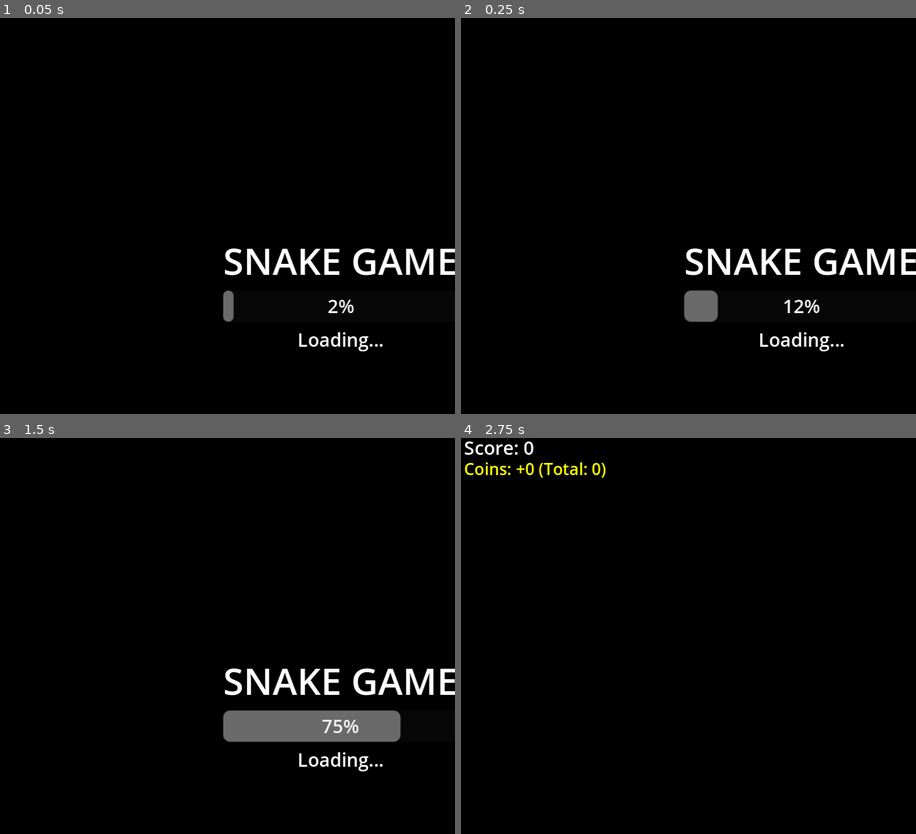
Above: before the commit, frames 1-4 (two rows, left to right).
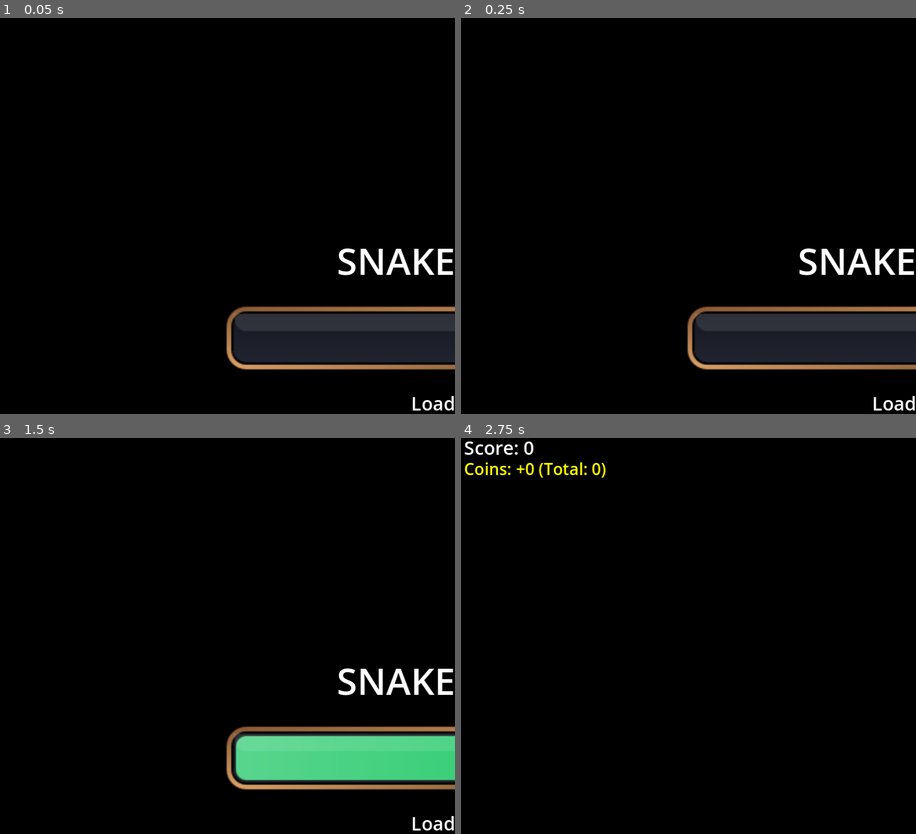
Above: after the commit, the same moments.

Repository: EiJackGH/snake-game
Game: Godot game, scene res://scenes/Main.tscn
Two runs of this game, one before a commit and one after it. Both use one fixed random seed, a clock stepped at 60 frames per second and the inputs below.
Inputs:
- Up to frame 1 (0.05 s): no input
- Up to frame 2 (0.25 s): no input
- Up to frame 3 (1.5 s): hold Right (move_right) 0.53-1.28 s; hold Down (move_down) from 1.28 s (still down)
- Up to frame 4 (2.75 s): release Down (move_down) at 2.03 s; hold Right (move_right) from 2.03 s (still down)

The runs differ from the first frame. In frame 1, 9.6% of the frame differs, in the area x 48-100%, y 58-100%; in frame 2, 9.9%; in frame 3, 11%; in frame 4, nothing differs.
Error before the commit: Invalid access to property or key 'Default' on a base object of type 'Dictionary'. (res://scripts/Main.gd:533)
Error after the commit: Invalid access to property or key 'Default' on a base object of type 'Dictionary'. (res://scripts/Main.gd:547)

Commit message:
Add loading bar phase SVG assets and integrate them into loading screen
- Created high-quality vector SVG files for 5 loading bar phases (0%, 25%, 50%, 75%, 100%) matching the game's premium aesthetic.
- Wrote files under both `loading_bar_phase_X.svg` and `loadingbarphaseX.svg` naming schemes to ensure full compatibility.
- Updated `scripts/Main.gd` to replace the default `ProgressBar` with a `TextureRect` and dynamically swap SVG textures during the loading tween.

Co-authored-by: aidasofialily-cmd <247843425+aidasofialily-cmd@users.noreply.github.com>

Diff:
--- /dev/null
+++ b/assets/loading_bar_phase_0.svg
@@ -0,0 +1,35 @@
+<svg xmlns="http://www.w3.org/2000/svg" viewBox="0 0 400 60" width="400" height="60">
+  <defs>
+    <!-- Track/Background Gradient -->
+    <linearGradient id="trackGrad" x1="0%" y1="0%" x2="0%" y2="100%">
+      <stop offset="0%" stop-color="#151821"/>
+      <stop offset="100%" stop-color="#212530"/>
+    </linearGradient>
+
+    <!-- Border Metallic Bronze Gradient -->
+    <linearGradient id="borderGrad" x1="0%" y1="0%" x2="100%" y2="100%">
+      <stop offset="0%" stop-color="#8a5a36"/>
+      <stop offset="50%" stop-color="#d9a066"/>
+      <stop offset="100%" stop-color="#5c3a21"/>
+    </linearGradient>
+
+    <!-- Inner Glow/Shadow Filter -->
+    <filter id="innerShadow" x="-10%" y="-10%" width="120%" height="120%">
+      <feOffset dx="0" dy="3"/>
+      <feGaussianBlur stdDeviation="3" result="offset-blur"/>
+      <feComposite operator="out" in="SourceGraphic" in2="offset-blur" result="inverse"/>
+      <feFlood flood-color="black" flood-opacity="0.6" result="color"/>
+      <feComposite operator="in" in="color" in2="inverse" result="shadow"/>
+      <feComposite operator="over" in="shadow" in2="SourceGraphic"/>
+    </filter>
+  </defs>
+
+  <!-- Outer Glowing Border -->
+  <rect x="5" y="5" width="390" height="50" rx="15" fill="none" stroke="url(#borderGrad)" stroke-width="4"/>
+
+  <!-- Track (Empty Space inside the bar) -->
+  <rect x="9" y="9" width="382" height="42" rx="11" fill="url(#trackGrad)" filter="url(#innerShadow)"/>
+
+  <!-- Glass Reflection Highlight Overlay -->
+  <path d="M 9,9 L 391,9 C 391,24 380,24 380,24 L 20,24 C 9,24 9,9 9,9 Z" fill="#ffffff" opacity="0.1" pointer-events="none"/>
+</svg>
--- /dev/null
+++ b/assets/loading_bar_phase_1.svg
@@ -0,0 +1,49 @@
+<svg xmlns="http://www.w3.org/2000/svg" viewBox="0 0 400 60" width="400" height="60">
+  <defs>
+    <!-- Track/Background Gradient -->
+    <linearGradient id="trackGrad" x1="0%" y1="0%" x2="0%" y2="100%">
+      <stop offset="0%" stop-color="#151821"/>
+      <stop offset="100%" stop-color="#212530"/>
+    </linearGradient>
+
+    <!-- Border Metallic Bronze Gradient -->
+    <linearGradient id="borderGrad" x1="0%" y1="0%" x2="100%" y2="100%">
+      <stop offset="0%" stop-color="#8a5a36"/>
+      <stop offset="50%" stop-color="#d9a066"/>
+      <stop offset="100%" stop-color="#5c3a21"/>
+    </linearGradient>
+
+    <!-- Fill Green Gradient -->
+    <linearGradient id="fillGrad" x1="0%" y1="0%" x2="100%" y2="0%">
+      <stop offset="0%" stop-color="#58d68d"/>
+      <stop offset="100%" stop-color="#2ecc71"/>
+    </linearGradient>
+
+    <!-- Inner Glow/Shadow Filter -->
+    <filter id="innerShadow" x="-10%" y="-10%" width="120%" height="120%">
+      <feOffset dx="0" dy="3"/>
+      <feGaussianBlur stdDeviation="3" result="offset-blur"/>
+      <feComposite operator="out" in="SourceGraphic" in2="offset-blur" result="inverse"/>
+      <feFlood flood-color="black" flood-opacity="0.6" result="color"/>
+      <feComposite operator="in" in="color" in2="inverse" result="shadow"/>
+      <feComposite operator="over" in="shadow" in2="SourceGraphic"/>
+    </filter>
+
+    <filter id="glow" x="-20%" y="-20%" width="140%" height="140%">
+      <feGaussianBlur stdDeviation="4" result="blur"/>
+      <feComposite in="SourceGraphic" in2="blur" operator="over"/>
+    </filter>
+  </defs>
+
+  <!-- Outer Glowing Border -->
+  <rect x="5" y="5" width="390" height="50" rx="15" fill="none" stroke="url(#borderGrad)" stroke-width="4"/>
+
+  <!-- Track (Empty Space inside the bar) -->
+  <rect x="9" y="9" width="382" height="42" rx="11" fill="url(#trackGrad)" filter="url(#innerShadow)"/>
+
+  <!-- Progress Fill (25%) -->
+  <rect x="11" y="11" width="95" height="38" rx="9" fill="url(#fillGrad)" filter="url(#glow)"/>
+
+  <!-- Glass Reflection Highlight Overlay -->
+  <path d="M 9,9 L 391,9 C 391,24 380,24 380,24 L 20,24 C 9,24 9,9 9,9 Z" fill="#ffffff" opacity="0.1" pointer-events="none"/>
+</svg>
--- /dev/null
+++ b/assets/loading_bar_phase_2.svg
@@ -0,0 +1,49 @@
+<svg xmlns="http://www.w3.org/2000/svg" viewBox="0 0 400 60" width="400" height="60">
+  <defs>
+    <!-- Track/Background Gradient -->
+    <linearGradient id="trackGrad" x1="0%" y1="0%" x2="0%" y2="100%">
+      <stop offset="0%" stop-color="#151821"/>
+      <stop offset="100%" stop-color="#212530"/>
+    </linearGradient>
+
+    <!-- Border Metallic Bronze Gradient -->
+    <linearGradient id="borderGrad" x1="0%" y1="0%" x2="100%" y2="100%">
+      <stop offset="0%" stop-color="#8a5a36"/>
+      <stop offset="50%" stop-color="#d9a066"/>
+      <stop offset="100%" stop-color="#5c3a21"/>
+    </linearGradient>
+
+    <!-- Fill Green Gradient -->
+    <linearGradient id="fillGrad" x1="0%" y1="0%" x2="100%" y2="0%">
+      <stop offset="0%" stop-color="#58d68d"/>
+      <stop offset="100%" stop-color="#2ecc71"/>
+    </linearGradient>
+
+    <!-- Inner Glow/Shadow Filter -->
+    <filter id="innerShadow" x="-10%" y="-10%" width="120%" height="120%">
+      <feOffset dx="0" dy="3"/>
+      <feGaussianBlur stdDeviation="3" result="offset-blur"/>
+      <feComposite operator="out" in="SourceGraphic" in2="offset-blur" result="inverse"/>
+      <feFlood flood-color="black" flood-opacity="0.6" result="color"/>
+      <feComposite operator="in" in="color" in2="inverse" result="shadow"/>
+      <feComposite operator="over" in="shadow" in2="SourceGraphic"/>
+    </filter>
+
+    <filter id="glow" x="-20%" y="-20%" width="140%" height="140%">
+      <feGaussianBlur stdDeviation="4" result="blur"/>
+      <feComposite in="SourceGraphic" in2="blur" operator="over"/>
+    </filter>
+  </defs>
+
+  <!-- Outer Glowing Border -->
+  <rect x="5" y="5" width="390" height="50" rx="15" fill="none" stroke="url(#borderGrad)" stroke-width="4"/>
+
+  <!-- Track (Empty Space inside the bar) -->
+  <rect x="9" y="9" width="382" height="42" rx="11" fill="url(#trackGrad)" filter="url(#innerShadow)"/>
+
+  <!-- Progress Fill (50%) -->
+  <rect x="11" y="11" width="189" height="38" rx="9" fill="url(#fillGrad)" filter="url(#glow)"/>
+
+  <!-- Glass Reflection Highlight Overlay -->
+  <path d="M 9,9 L 391,9 C 391,24 380,24 380,24 L 20,24 C 9,24 9,9 9,9 Z" fill="#ffffff" opacity="0.1" pointer-events="none"/>
+</svg>
--- /dev/null
+++ b/assets/loading_bar_phase_3.svg
@@ -0,0 +1,49 @@
+<svg xmlns="http://www.w3.org/2000/svg" viewBox="0 0 400 60" width="400" height="60">
+  <defs>
+    <!-- Track/Background Gradient -->
+    <linearGradient id="trackGrad" x1="0%" y1="0%" x2="0%" y2="100%">
+      <stop offset="0%" stop-color="#151821"/>
+      <stop offset="100%" stop-color="#212530"/>
+    </linearGradient>
+
+    <!-- Border Metallic Bronze Gradient -->
+    <linearGradient id="borderGrad" x1="0%" y1="0%" x2="100%" y2="100%">
+      <stop offset="0%" stop-color="#8a5a36"/>
+      <stop offset="50%" stop-color="#d9a066"/>
+      <stop offset="100%" stop-color="#5c3a21"/>
+    </linearGradient>
+
+    <!-- Fill Green Gradient -->
+    <linearGradient id="fillGrad" x1="0%" y1="0%" x2="100%" y2="0%">
+      <stop offset="0%" stop-color="#58d68d"/>
+      <stop offset="100%" stop-color="#2ecc71"/>
+    </linearGradient>
+
+    <!-- Inner Glow/Shadow Filter -->
+    <filter id="innerShadow" x="-10%" y="-10%" width="120%" height="120%">
+      <feOffset dx="0" dy="3"/>
+      <feGaussianBlur stdDeviation="3" result="offset-blur"/>
+      <feComposite operator="out" in="SourceGraphic" in2="offset-blur" result="inverse"/>
+      <feFlood flood-color="black" flood-opacity="0.6" result="color"/>
+      <feComposite operator="in" in="color" in2="inverse" result="shadow"/>
+      <feComposite operator="over" in="shadow" in2="SourceGraphic"/>
+    </filter>
+
+    <filter id="glow" x="-20%" y="-20%" width="140%" height="140%">
+      <feGaussianBlur stdDeviation="4" result="blur"/>
+      <feComposite in="SourceGraphic" in2="blur" operator="over"/>
+    </filter>
+  </defs>
+
+  <!-- Outer Glowing Border -->
+  <rect x="5" y="5" width="390" height="50" rx="15" fill="none" stroke="url(#borderGrad)" stroke-width="4"/>
+
+  <!-- Track (Empty Space inside the bar) -->
+  <rect x="9" y="9" width="382" height="42" rx="11" fill="url(#trackGrad)" filter="url(#innerShadow)"/>
+
+  <!-- Progress Fill (75%) -->
+  <rect x="11" y="11" width="284" height="38" rx="9" fill="url(#fillGrad)" filter="url(#glow)"/>
+
+  <!-- Glass Reflection Highlight Overlay -->
+  <path d="M 9,9 L 391,9 C 391,24 380,24 380,24 L 20,24 C 9,24 9,9 9,9 Z" fill="#ffffff" opacity="0.1" pointer-events="none"/>
+</svg>
--- /dev/null
+++ b/assets/loading_bar_phase_4.svg
@@ -0,0 +1,49 @@
+<svg xmlns="http://www.w3.org/2000/svg" viewBox="0 0 400 60" width="400" height="60">
+  <defs>
+    <!-- Track/Background Gradient -->
+    <linearGradient id="trackGrad" x1="0%" y1="0%" x2="0%" y2="100%">
+      <stop offset="0%" stop-color="#151821"/>
+      <stop offset="100%" stop-color="#212530"/>
+    </linearGradient>
+
+    <!-- Border Metallic Bronze Gradient -->
+    <linearGradient id="borderGrad" x1="0%" y1="0%" x2="100%" y2="100%">
+      <stop offset="0%" stop-color="#8a5a36"/>
+      <stop offset="50%" stop-color="#d9a066"/>
+      <stop offset="100%" stop-color="#5c3a21"/>
+    </linearGradient>
+
+    <!-- Fill Green Gradient -->
+    <linearGradient id="fillGrad" x1="0%" y1="0%" x2="100%" y2="0%">
+      <stop offset="0%" stop-color="#58d68d"/>
+      <stop offset="100%" stop-color="#2ecc71"/>
+    </linearGradient>
+
+    <!-- Inner Glow/Shadow Filter -->
+    <filter id="innerShadow" x="-10%" y="-10%" width="120%" height="120%">
+      <feOffset dx="0" dy="3"/>
+      <feGaussianBlur stdDeviation="3" result="offset-blur"/>
+      <feComposite operator="out" in="SourceGraphic" in2="offset-blur" result="inverse"/>
+      <feFlood flood-color="black" flood-opacity="0.6" result="color"/>
+      <feComposite operator="in" in="color" in2="inverse" result="shadow"/>
+      <feComposite operator="over" in="shadow" in2="SourceGraphic"/>
+    </filter>
+
+    <filter id="glow" x="-20%" y="-20%" width="140%" height="140%">
+      <feGaussianBlur stdDeviation="4" result="blur"/>
+      <feComposite in="SourceGraphic" in2="blur" operator="over"/>
+    </filter>
+  </defs>
+
+  <!-- Outer Glowing Border -->
+  <rect x="5" y="5" width="390" height="50" rx="15" fill="none" stroke="url(#borderGrad)" stroke-width="4"/>
+
+  <!-- Track (Empty Space inside the bar) -->
+  <rect x="9" y="9" width="382" height="42" rx="11" fill="url(#trackGrad)" filter="url(#innerShadow)"/>
+
+  <!-- Progress Fill (100%) -->
+  <rect x="11" y="11" width="378" height="38" rx="9" fill="url(#fillGrad)" filter="url(#glow)"/>
+
+  <!-- Glass Reflection Highlight Overlay -->
+  <path d="M 9,9 L 391,9 C 391,24 380,24 380,24 L 20,24 C 9,24 9,9 9,9 Z" fill="#ffffff" opacity="0.1" pointer-events="none"/>
+</svg>
--- /dev/null
+++ b/assets/loadingbarempty.svg
@@ -0,0 +1,35 @@
+<svg xmlns="http://www.w3.org/2000/svg" viewBox="0 0 400 60" width="400" height="60">
+  <defs>
+    <!-- Track/Background Gradient -->
+    <linearGradient id="trackGrad" x1="0%" y1="0%" x2="0%" y2="100%">
+      <stop offset="0%" stop-color="#151821"/>
+      <stop offset="100%" stop-color="#212530"/>
+    </linearGradient>
+
+    <!-- Border Metallic Bronze Gradient -->
+    <linearGradient id="borderGrad" x1="0%" y1="0%" x2="100%" y2="100%">
+      <stop offset="0%" stop-color="#8a5a36"/>
+      <stop offset="50%" stop-color="#d9a066"/>
+      <stop offset="100%" stop-color="#5c3a21"/>
+    </linearGradient>
+
+    <!-- Inner Glow/Shadow Filter -->
+    <filter id="innerShadow" x="-10%" y="-10%" width="120%" height="120%">
+      <feOffset dx="0" dy="3"/>
+      <feGaussianBlur stdDeviation="3" result="offset-blur"/>
+      <feComposite operator="out" in="SourceGraphic" in2="offset-blur" result="inverse"/>
+      <feFlood flood-color="black" flood-opacity="0.6" result="color"/>
+      <feComposite operator="in" in="color" in2="inverse" result="shadow"/>
+      <feComposite operator="over" in="shadow" in2="SourceGraphic"/>
+    </filter>
+  </defs>
+
+  <!-- Outer Glowing Border -->
+  <rect x="5" y="5" width="390" height="50" rx="15" fill="none" stroke="url(#borderGrad)" stroke-width="4"/>
+
+  <!-- Track (Empty Space inside the bar) -->
+  <rect x="9" y="9" width="382" height="42" rx="11" fill="url(#trackGrad)" filter="url(#innerShadow)"/>
+
+  <!-- Glass Reflection Highlight Overlay -->
+  <path d="M 9,9 L 391,9 C 391,24 380,24 380,24 L 20,24 C 9,24 9,9 9,9 Z" fill="#ffffff" opacity="0.1" pointer-events="none"/>
+</svg>
--- /dev/null
+++ b/assets/loadingbarfull.svg
@@ -0,0 +1,49 @@
+<svg xmlns="http://www.w3.org/2000/svg" viewBox="0 0 400 60" width="400" height="60">
+  <defs>
+    <!-- Track/Background Gradient -->
+    <linearGradient id="trackGrad" x1="0%" y1="0%" x2="0%" y2="100%">
+      <stop offset="0%" stop-color="#151821"/>
+      <stop offset="100%" stop-color="#212530"/>
+    </linearGradient>
+
+    <!-- Border Metallic Bronze Gradient -->
+    <linearGradient id="borderGrad" x1="0%" y1="0%" x2="100%" y2="100%">
+      <stop offset="0%" stop-color="#8a5a36"/>
+      <stop offset="50%" stop-color="#d9a066"/>
+      <stop offset="100%" stop-color="#5c3a21"/>
+    </linearGradient>
+
+    <!-- Fill Green Gradient -->
+    <linearGradient id="fillGrad" x1="0%" y1="0%" x2="100%" y2="0%">
+      <stop offset="0%" stop-color="#58d68d"/>
+      <stop offset="100%" stop-color="#2ecc71"/>
+    </linearGradient>
+
+    <!-- Inner Glow/Shadow Filter -->
+    <filter id="innerShadow" x="-10%" y="-10%" width="120%" height="120%">
+      <feOffset dx="0" dy="3"/>
+      <feGaussianBlur stdDeviation="3" result="offset-blur"/>
+      <feComposite operator="out" in="SourceGraphic" in2="offset-blur" result="inverse"/>
+      <feFlood flood-color="black" flood-opacity="0.6" result="color"/>
+      <feComposite operator="in" in="color" in2="inverse" result="shadow"/>
+      <feComposite operator="over" in="shadow" in2="SourceGraphic"/>
+    </filter>
+
+    <filter id="glow" x="-20%" y="-20%" width="140%" height="140%">
+      <feGaussianBlur stdDeviation="4" result="blur"/>
+      <feComposite in="SourceGraphic" in2="blur" operator="over"/>
+    </filter>
+  </defs>
+
+  <!-- Outer Glowing Border -->
+  <rect x="5" y="5" width="390" height="50" rx="15" fill="none" stroke="url(#borderGrad)" stroke-width="4"/>
+
+  <!-- Track (Empty Space inside the bar) -->
+  <rect x="9" y="9" width="382" height="42" rx="11" fill="url(#trackGrad)" filter="url(#innerShadow)"/>
+
+  <!-- Progress Fill (100%) -->
+  <rect x="11" y="11" width="378" height="38" rx="9" fill="url(#fillGrad)" filter="url(#glow)"/>
+
+  <!-- Glass Reflection Highlight Overlay -->
+  <path d="M 9,9 L 391,9 C 391,24 380,24 380,24 L 20,24 C 9,24 9,9 9,9 Z" fill="#ffffff" opacity="0.1" pointer-events="none"/>
+</svg>
--- /dev/null
+++ b/assets/loadingbarphase1.svg
@@ -0,0 +1,49 @@
+<svg xmlns="http://www.w3.org/2000/svg" viewBox="0 0 400 60" width="400" height="60">
+  <defs>
+    <!-- Track/Background Gradient -->
+    <linearGradient id="trackGrad" x1="0%" y1="0%" x2="0%" y2="100%">
+      <stop offset="0%" stop-color="#151821"/>
+      <stop offset="100%" stop-color="#212530"/>
+    </linearGradient>
+
+    <!-- Border Metallic Bronze Gradient -->
+    <linearGradient id="borderGrad" x1="0%" y1="0%" x2="100%" y2="100%">
+      <stop offset="0%" stop-color="#8a5a36"/>
+      <stop offset="50%" stop-color="#d9a066"/>
+      <stop offset="100%" stop-color="#5c3a21"/>
+    </linearGradient>
+
+    <!-- Fill Green Gradient -->
+    <linearGradient id="fillGrad" x1="0%" y1="0%" x2="100%" y2="0%">
+      <stop offset="0%" stop-color="#58d68d"/>
+      <stop offset="100%" stop-color="#2ecc71"/>
+    </linearGradient>
+
+    <!-- Inner Glow/Shadow Filter -->
+    <filter id="innerShadow" x="-10%" y="-10%" width="120%" height="120%">
+      <feOffset dx="0" dy="3"/>
+      <feGaussianBlur stdDeviation="3" result="offset-blur"/>
+      <feComposite operator="out" in="SourceGraphic" in2="offset-blur" result="inverse"/>
+      <feFlood flood-color="black" flood-opacity="0.6" result="color"/>
+      <feComposite operator="in" in="color" in2="inverse" result="shadow"/>
+      <feComposite operator="over" in="shadow" in2="SourceGraphic"/>
+    </filter>
+
+    <filter id="glow" x="-20%" y="-20%" width="140%" height="140%">
+      <feGaussianBlur stdDeviation="4" result="blur"/>
+      <feComposite in="SourceGraphic" in2="blur" operator="over"/>
+    </filter>
+  </defs>
+
+  <!-- Outer Glowing Border -->
+  <rect x="5" y="5" width="390" height="50" rx="15" fill="none" stroke="url(#borderGrad)" stroke-width="4"/>
+
+  <!-- Track (Empty Space inside the bar) -->
+  <rect x="9" y="9" width="382" height="42" rx="11" fill="url(#trackGrad)" filter="url(#innerShadow)"/>
+
+  <!-- Progress Fill (25%) -->
+  <rect x="11" y="11" width="95" height="38" rx="9" fill="url(#fillGrad)" filter="url(#glow)"/>
+
+  <!-- Glass Reflection Highlight Overlay -->
+  <path d="M 9,9 L 391,9 C 391,24 380,24 380,24 L 20,24 C 9,24 9,9 9,9 Z" fill="#ffffff" opacity="0.1" pointer-events="none"/>
+</svg>
--- /dev/null
+++ b/assets/loadingbarphase2.svg
@@ -0,0 +1,49 @@
+<svg xmlns="http://www.w3.org/2000/svg" viewBox="0 0 400 60" width="400" height="60">
+  <defs>
+    <!-- Track/Background Gradient -->
+    <linearGradient id="trackGrad" x1="0%" y1="0%" x2="0%" y2="100%">
+      <stop offset="0%" stop-color="#151821"/>
+      <stop offset="100%" stop-color="#212530"/>
+    </linearGradient>
+
+    <!-- Border Metallic Bronze Gradient -->
+    <linearGradient id="borderGrad" x1="0%" y1="0%" x2="100%" y2="100%">
+      <stop offset="0%" stop-color="#8a5a36"/>
+      <stop offset="50%" stop-color="#d9a066"/>
+      <stop offset="100%" stop-color="#5c3a21"/>
+    </linearGradient>
+
+    <!-- Fill Green Gradient -->
+    <linearGradient id="fillGrad" x1="0%" y1="0%" x2="100%" y2="0%">
+      <stop offset="0%" stop-color="#58d68d"/>
+      <stop offset="100%" stop-color="#2ecc71"/>
+    </linearGradient>
+
+    <!-- Inner Glow/Shadow Filter -->
+    <filter id="innerShadow" x="-10%" y="-10%" width="120%" height="120%">
+      <feOffset dx="0" dy="3"/>
+      <feGaussianBlur stdDeviation="3" result="offset-blur"/>
+      <feComposite operator="out" in="SourceGraphic" in2="offset-blur" result="inverse"/>
+      <feFlood flood-color="black" flood-opacity="0.6" result="color"/>
+      <feComposite operator="in" in="color" in2="inverse" result="shadow"/>
+      <feComposite operator="over" in="shadow" in2="SourceGraphic"/>
+    </filter>
+
+    <filter id="glow" x="-20%" y="-20%" width="140%" height="140%">
+      <feGaussianBlur stdDeviation="4" result="blur"/>
+      <feComposite in="SourceGraphic" in2="blur" operator="over"/>
+    </filter>
+  </defs>
+
+  <!-- Outer Glowing Border -->
+  <rect x="5" y="5" width="390" height="50" rx="15" fill="none" stroke="url(#borderGrad)" stroke-width="4"/>
+
+  <!-- Track (Empty Space inside the bar) -->
+  <rect x="9" y="9" width="382" height="42" rx="11" fill="url(#trackGrad)" filter="url(#innerShadow)"/>
+
+  <!-- Progress Fill (50%) -->
+  <rect x="11" y="11" width="189" height="38" rx="9" fill="url(#fillGrad)" filter="url(#glow)"/>
+
+  <!-- Glass Reflection Highlight Overlay -->
+  <path d="M 9,9 L 391,9 C 391,24 380,24 380,24 L 20,24 C 9,24 9,9 9,9 Z" fill="#ffffff" opacity="0.1" pointer-events="none"/>
+</svg>
--- /dev/null
+++ b/assets/loadingbarphase3.svg
@@ -0,0 +1,49 @@
+<svg xmlns="http://www.w3.org/2000/svg" viewBox="0 0 400 60" width="400" height="60">
+  <defs>
+    <!-- Track/Background Gradient -->
+    <linearGradient id="trackGrad" x1="0%" y1="0%" x2="0%" y2="100%">
+      <stop offset="0%" stop-color="#151821"/>
+      <stop offset="100%" stop-color="#212530"/>
+    </linearGradient>
+
+    <!-- Border Metallic Bronze Gradient -->
+    <linearGradient id="borderGrad" x1="0%" y1="0%" x2="100%" y2="100%">
+      <stop offset="0%" stop-color="#8a5a36"/>
+      <stop offset="50%" stop-color="#d9a066"/>
+      <stop offset="100%" stop-color="#5c3a21"/>
+    </linearGradient>
+
+    <!-- Fill Green Gradient -->
+    <linearGradient id="fillGrad" x1="0%" y1="0%" x2="100%" y2="0%">
+      <stop offset="0%" stop-color="#58d68d"/>
+      <stop offset="100%" stop-color="#2ecc71"/>
+    </linearGradient>
+
+    <!-- Inner Glow/Shadow Filter -->
+    <filter id="innerShadow" x="-10%" y="-10%" width="120%" height="120%">
+      <feOffset dx="0" dy="3"/>
+      <feGaussianBlur stdDeviation="3" result="offset-blur"/>
+      <feComposite operator="out" in="SourceGraphic" in2="offset-blur" result="inverse"/>
+      <feFlood flood-color="black" flood-opacity="0.6" result="color"/>
+      <feComposite operator="in" in="color" in2="inverse" result="shadow"/>
+      <feComposite operator="over" in="shadow" in2="SourceGraphic"/>
+    </filter>
+
+    <filter id="glow" x="-20%" y="-20%" width="140%" height="140%">
+      <feGaussianBlur stdDeviation="4" result="blur"/>
+      <feComposite in="SourceGraphic" in2="blur" operator="over"/>
+    </filter>
+  </defs>
+
+  <!-- Outer Glowing Border -->
+  <rect x="5" y="5" width="390" height="50" rx="15" fill="none" stroke="url(#borderGrad)" stroke-width="4"/>
+
+  <!-- Track (Empty Space inside the bar) -->
+  <rect x="9" y="9" width="382" height="42" rx="11" fill="url(#trackGrad)" filter="url(#innerShadow)"/>
+
+  <!-- Progress Fill (75%) -->
+  <rect x="11" y="11" width="284" height="38" rx="9" fill="url(#fillGrad)" filter="url(#glow)"/>
+
+  <!-- Glass Reflection Highlight Overlay -->
+  <path d="M 9,9 L 391,9 C 391,24 380,24 380,24 L 20,24 C 9,24 9,9 9,9 Z" fill="#ffffff" opacity="0.1" pointer-events="none"/>
+</svg>
--- a/scripts/Main.gd
+++ b/scripts/Main.gd
@@ -123,9 +123,12 @@
 	title.horizontal_alignment = HORIZONTAL_ALIGNMENT_CENTER
 	vbox.add_child(title)
 
-	var progress_bar = ProgressBar.new()
-	progress_bar.custom_minimum_size = Vector2(200, 20)
-	vbox.add_child(progress_bar)
+	vbox.add_theme_constant_override("separation", 15)
+
+	var loading_bar = TextureRect.new()
+	loading_bar.custom_minimum_size = Vector2(200, 40)
+	loading_bar.stretch_mode = TextureRect.STRETCH_KEEP_ASPECT_CENTERED
+	vbox.add_child(loading_bar)
 
 	var loading_label = Label.new()
 	loading_label.text = "Loading..."
@@ -133,7 +136,18 @@
 	vbox.add_child(loading_label)
 
 	var tween = create_tween()
-	tween.tween_property(progress_bar, "value", 100, 2.0)
+	tween.tween_method(func(val: float):
+		if val < 20.0:
+			loading_bar.texture = load("res://assets/loading_bar_phase_0.svg")
+		elif val < 45.0:
+			loading_bar.texture = load("res://assets/loading_bar_phase_1.svg")
+		elif val < 70.0:
+			loading_bar.texture = load("res://assets/loading_bar_phase_2.svg")
+		elif val < 95.0:
+			loading_bar.texture = load("res://assets/loading_bar_phase_3.svg")
+		else:
+			loading_bar.texture = load("res://assets/loading_bar_phase_4.svg")
+	, 0.0, 100.0, 2.0)
 	tween.finished.connect(_on_loading_finished)
 
 func _on_loading_finished():
